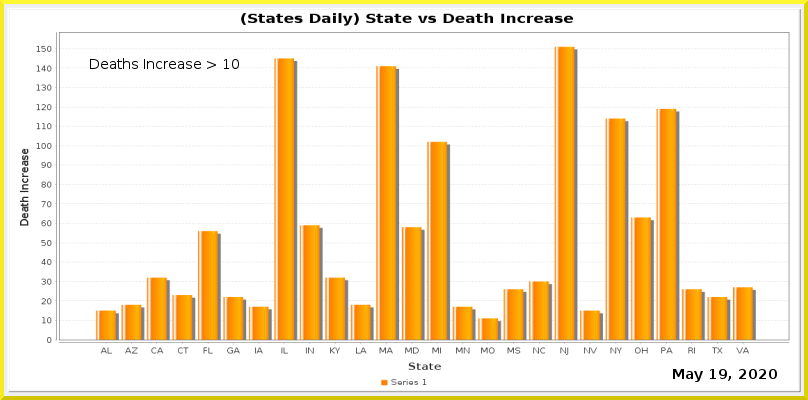
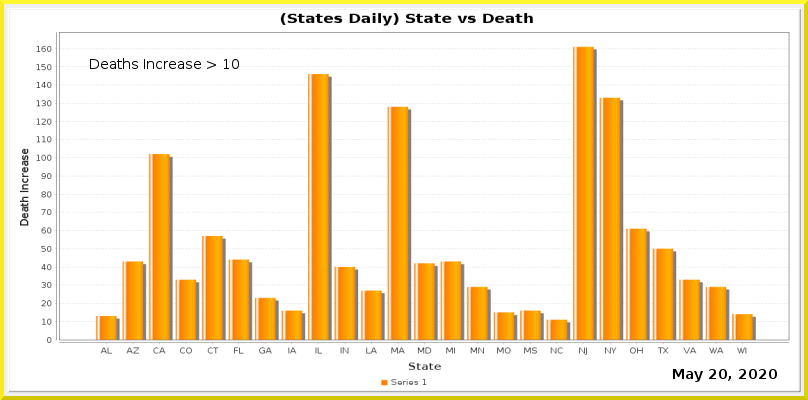
Layered file, before and after one edit (w=808, h=400). Changes by layer:
painted on "Current Date" over [709, 369, 727, 379]
painted on "Date_vs_TestIncrease.png" over [36, 13, 788, 355]
